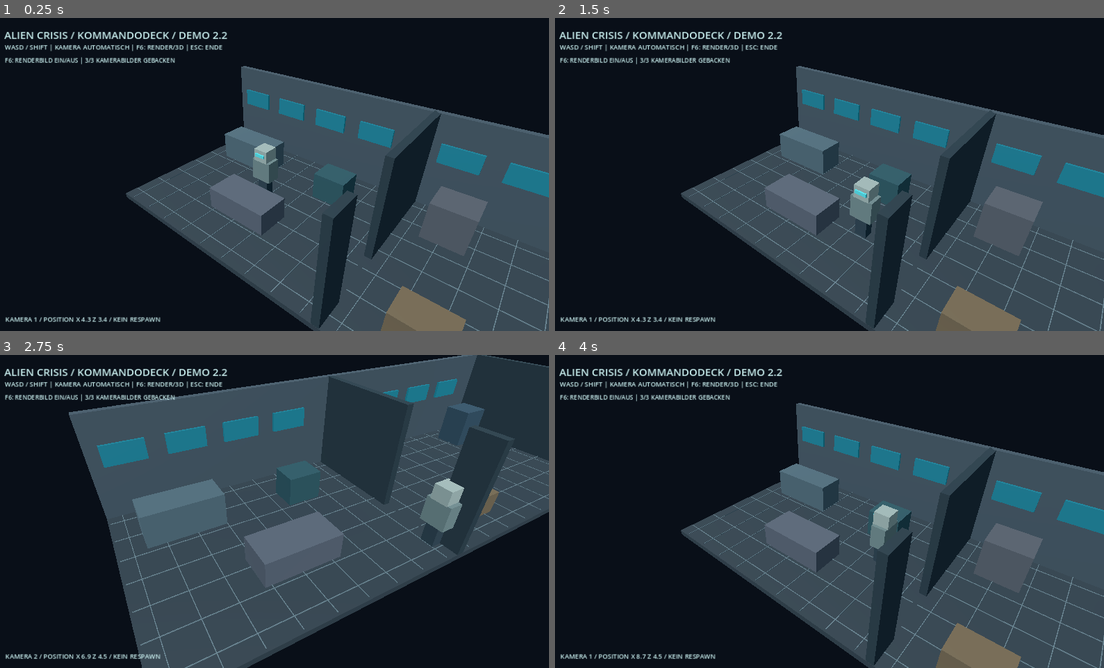
Above: before the commit, frames 1-4 (two rows, left to right).
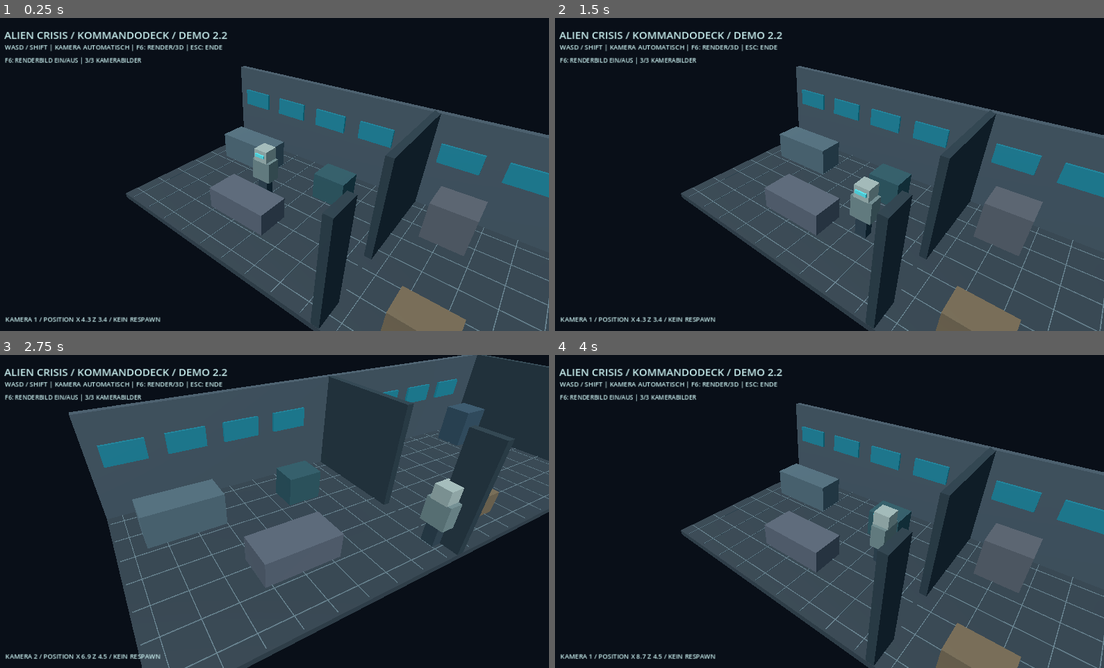
Above: after the commit, the same moments.

Repository: mihnenfeld/Project-Alien-Crisis
Game: Godot game, scene res://scenes/demo_template.tscn
The game is run twice, just before and just after one commit, with the same random seed, the same clock (stepped at 60 frames per second) and the same inputs. This scene is started directly instead of the project's main scene.
Inputs (mouse positions are in pixels of both pictures, inside the frame that each line leads up to):
- Up to frame 1 (0.25 s): no input
- Up to frame 2 (1.5 s): tap Enter at 0.5 s; move the mouse to (950, 158) at 0.52 s; hold D (move_right) 0.53-1.28 s; tap E (interact) at 0.6 s; move the mouse to (714, 190) at 1.27 s; hold S (move_down) from 1.28 s (still down); tap Shift at 1.35 s
- Up to frame 3 (2.75 s): move the mouse to (323, 442) at 2.02 s; release S (move_down) at 2.03 s; hold D (move_right) from 2.03 s (still down); tap E (interact) at 2.1 s
- Up to frame 4 (4 s): move the mouse to (796, 574) at 2.77 s; release D (move_right) at 2.78 s; hold W (move_up) 2.78-3.53 s; tap Shift at 2.85 s; move the mouse to (994, 558) at 3.52 s; hold A (move_left) from 3.53 s (still down); tap E (interact) at 3.6 s

The runs differ from the first frame. In frame 1, less than 0.1% of the frame differs, in the area x 26-32%, y 12-15%; in frame 2, less than 0.1%; in frame 3, less than 0.1%; in frame 4, less than 0.1%.

Commit message:
Capture rendered backgrounds from actual game viewport to fix blank secondary viewport

Diff:
--- a/scripts/demo_template.gd
+++ b/scripts/demo_template.gd
@@ -98,7 +98,8 @@
 
 func _process(delta: float) -> void:
     clock += delta
-    _update_camera(false)
+    if not baking:
+        _update_camera(false)
 
 func _update_camera(force: bool) -> void:
     if actor == null or camera == null:
@@ -160,33 +161,30 @@
     if baking:
         return
     baking = true
-    var original_visibility := actor.visible
+    var ui: CanvasLayer = heading.get_parent() as CanvasLayer
+    var original_pose := camera.global_transform
     actor.visible = false
-    var capture := SubViewport.new()
-    capture.name = "PreRenderCapture"
-    capture.size = Vector2i(1280,720)
-    capture.own_world_3d = false
-    capture.world_3d = get_viewport().world_3d
-    capture.render_target_update_mode = SubViewport.UPDATE_ALWAYS
-    add_child(capture)
-    var camera_capture := Camera3D.new()
-    camera_capture.fov = camera.fov
-    capture.add_child(camera_capture)
-    camera_capture.current = true
-    await get_tree().process_frame
+    ui.visible = false
+    backdrop.visible = false
+    for room_node in rooms:
+        room_node.visible = true
+    # Capture the actual game viewport. This is the same working camera/world
+    # the player sees, avoiding a secondary viewport with an empty world.
     for slot in range(3):
-        camera_capture.global_transform = _camera_pose(slot)
+        camera.global_transform = _camera_pose(slot)
+        await get_tree().process_frame
         await RenderingServer.frame_post_draw
         await RenderingServer.frame_post_draw
-        var image := capture.get_texture().get_image()
-        if image != null and not image.is_empty() and _has_rendered_content(image):
-            baked_views[slot] = ImageTexture.create_from_image(image)
+        var snapshot := get_viewport().get_texture().get_image()
+        if snapshot != null and not snapshot.is_empty() and _has_rendered_content(snapshot):
+            baked_views[slot] = ImageTexture.create_from_image(snapshot)
         else:
-            push_warning("Kamera %d: Capture leer oder schwarz, F6 bleibt deaktiviert." % (slot + 1))
-    capture.queue_free()
-    actor.visible = original_visibility
+            push_warning("Kamera %d: Hauptviewport-Capture leer." % (slot + 1))
+    camera.global_transform = original_pose
+    actor.visible = true
+    ui.visible = true
     baking = false
-    view_label.text = "F6: RENDERBILD EIN/AUS | %d/3 KAMERABILDER GEBACKEN" % baked_views.size()
+    view_label.text = "F6: RENDERBILD EIN/AUS | %d/3 KAMERABILDER" % baked_views.size()
     if render_mode:
         _show_baked_view()
 
